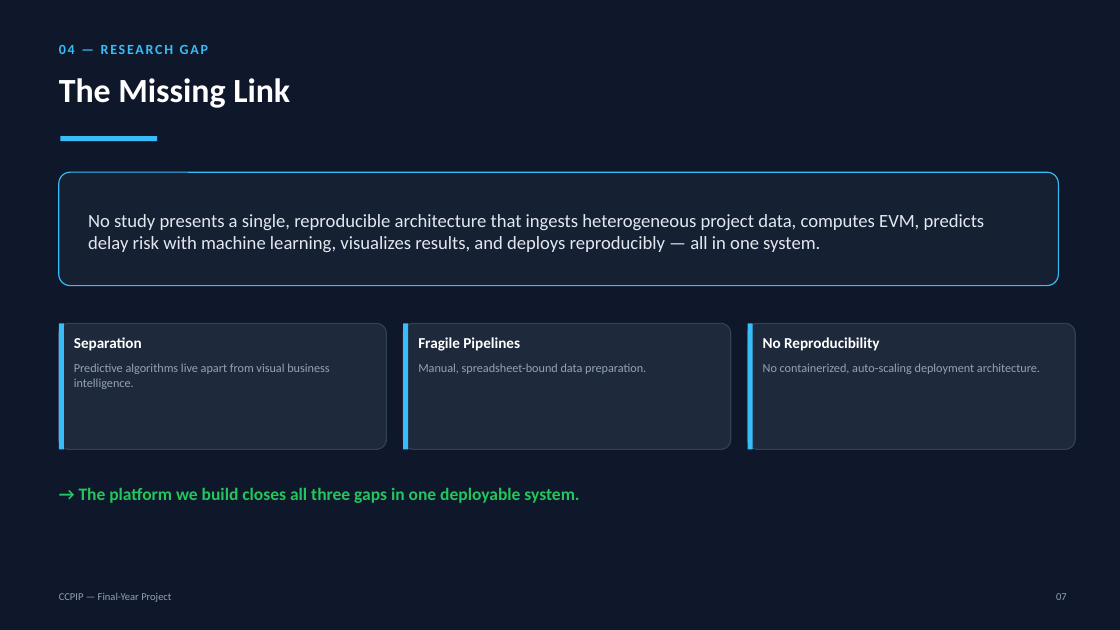
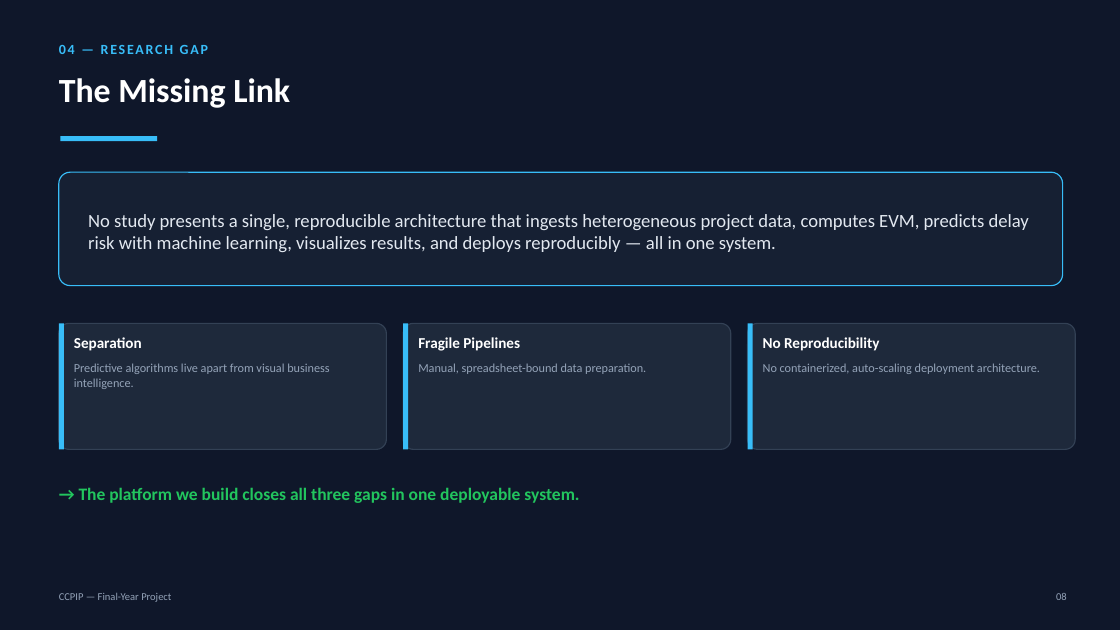
Before and after one commit to castial004/Cloud-Native-Construction-Project-Intelligence-Platform, a slide deck: slide 8 of project-final.pptx (slide 7 before the commit). Drawn at 1120x630 pixels with LibreOffice and Linux fonts; fonts in the diff are those of the drawing. Boxes give left, top, right and bottom in pixels: in the first picture for what was removed or moved away, otherwise in the second. Text is boxed around its words. In the diff, an @@ line names an element or a change of style, - is before the commit and + after.

```diff
--- a/project-final.pptx
+++ b/project-final.pptx
@@ rounded rectangle: place and size @@
-rounded rectangle at box(59, 172, 1059, 286)
+rounded rectangle at box(59, 172, 1063, 286)
@@ text "No study presents a single, ..." rewrapped from box(88, 214, 985, 252) to box(88, 214, 1029, 252) @@
@@ text at box(1056, 593, 1067, 600): text changed @@
-07
+08
```
Also in this commit, not shown: 15 other slides changed, 11 slides added, 2 slides removed, 10 other files.
